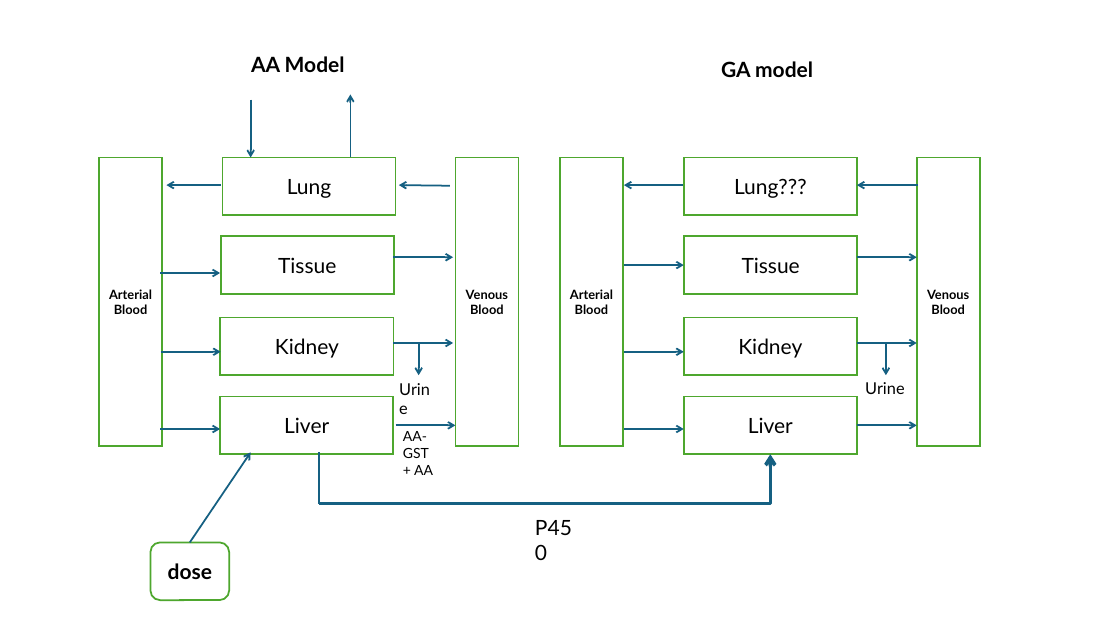
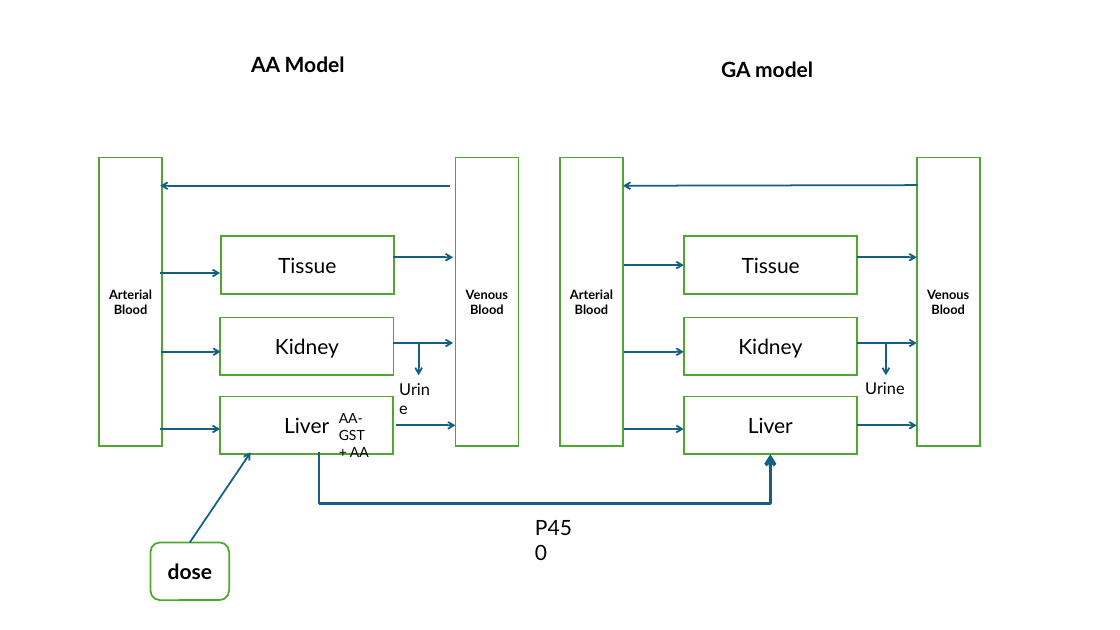
Before and after one commit to tienmt/pbpk_for_AA, a slide deck: slide 1 of other_files/tien plot model_TH150425.pptx. Drawn at 1120x630 pixels with LibreOffice and Linux fonts; fonts in the diff are those of the drawing. Boxes give left, top, right and bottom in pixels: in the first picture for what was removed or moved away, otherwise in the second. Text is boxed around its words. In the diff, an @@ line names an element or a change of style, - is before the commit and + after.

Commit message:
Just removed the lung and added an arrow from VB to AB.

```diff
--- a/other_files/tien plot model_TH150425.pptx
+++ b/other_files/tien plot model_TH150425.pptx
@@ arrow removed from (250, 100) to (250, 158) @@
@@ arrow removed from (350, 158) to (350, 94) @@
@@ rectangle removed at (223, 158, 396, 216) @@
-Lung
@@ rectangle removed at (684, 158, 857, 216) @@
-Lung???
@@ arrow moved from (450, 186) - (399, 185) to (450, 186) - (160, 186) @@
@@ arrow removed from (221, 185) to (166, 185) @@
@@ arrow moved from (918, 185) - (857, 185) to (918, 185) - (623, 186) @@
@@ arrow removed from (683, 185) to (624, 185) @@
@@ text "AA-GST": place and size @@
-text "AA-GST" at (403, 431, 433, 475)
+text "AA-GST" at (339, 413, 369, 457)
```
